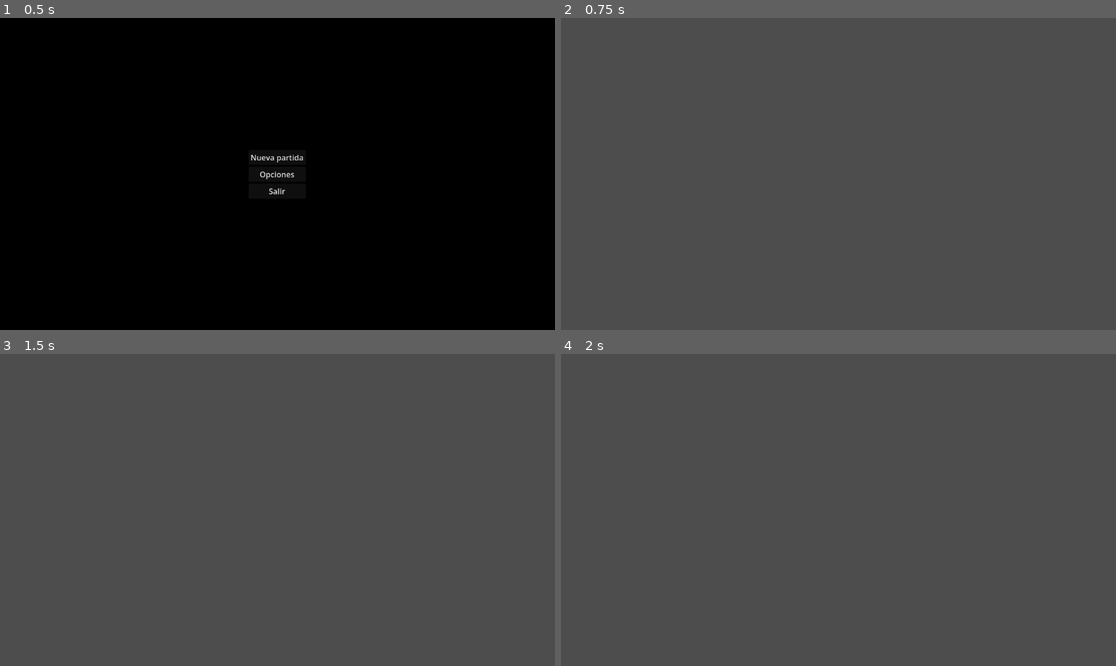
Above: before the commit, frames 1-4 (two rows, left to right).
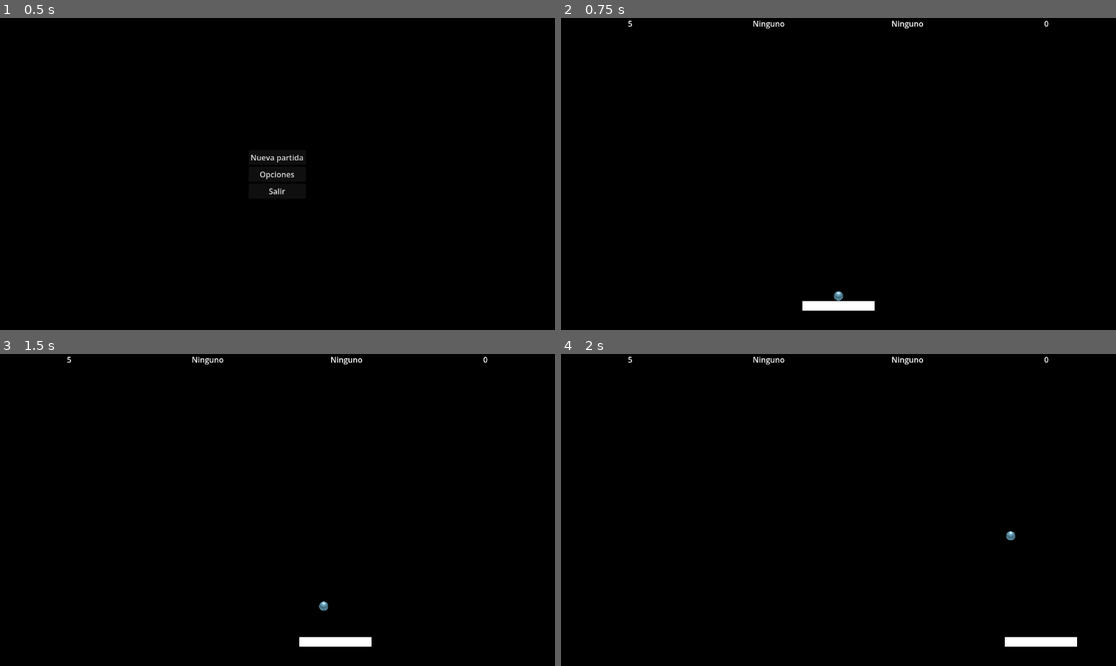
Above: after the commit, the same moments.

Repository: jordicompanym/20gc-02-breakout
Game: Godot game, scene res://escenas/pantallas/pantalla_inicial.tscn
The game is run twice, just before and just after one commit, with the same random seed, the same clock (stepped at 60 frames per second) and the same inputs.
Inputs:
- Up to frame 1 (0.5 s): no input
- Up to frame 2 (0.75 s): click "Nueva partida" at 0.5 s
- Up to frame 3 (1.5 s): tap Enter at 1.25 s; hold Right (ui_right) from 1.28 s (still down)
- Up to frame 4 (2 s): keep holding Right (ui_right)

Frame 1 is identical in both runs. In frame 2, 100% of the frame differs, in the area x 0-100%, y 0-100%; in frame 3, 100%; in frame 4, 100%.

Commit message:
Añadidas todas las pantallas, y su comportamiento. Añadidas las físicas de la pelota con los bordes y la pala, controlando la dirección de la pelota en función de la inercia de la pala cuando se realiza el golpeo.

Diff:
--- a/configuraciones/configuracion.cfg
+++ b/configuraciones/configuracion.cfg
@@ -1,4 +1,4 @@
- [juego]
+[juego]
 idioma="es"
 dificultad=1
 
--- /dev/null
+++ b/escenas/arena/arena.gd
@@ -0,0 +1,28 @@
+extends Node2D
+
+# Called when the node enters the scene tree for the first time.
+func _ready() -> void:
+	var screen_size := get_viewport_rect().size
+	_posicionamiento_inicial.call_deferred(screen_size)
+
+	$pala.paleta_movimiento_inicial.connect($pelota.saque.bind(screen_size))
+	$pantalla_pausa.visible = false
+	$pantalla_opciones.visible = false
+
+func _posicionamiento_inicial(screen_size : Vector2) -> void:
+	# posicionamiento de los nodos en pantalla
+	$ColorRect.size = screen_size
+	$marcador.posicion_inicial(screen_size)
+	$bordes.posicion_inicial(screen_size, $marcador/Control.size.y)
+	$pala.posicion_inicial(screen_size)
+	$pelota.posicion_inicial($pala.position, $pala/ColorRect.size)
+	$pantalla_pausa.position = Vector2(screen_size.x/2, screen_size.y/2)
+	$pantalla_opciones.position = Vector2(screen_size.x/2, screen_size.y/2)
+
+func muerte() ->void:
+	print_debug("muerte")
+	var _screen_size := get_viewport_rect().size
+	EstadoJuego.perder_vida()
+	#reiniciar pala y pelota
+	$pala.posicion_inicial(_screen_size)
+	$pelota.posicion_inicial($pala.position, $pala/ColorRect.size)
--- a/escenas/arena/arena.tscn
+++ b/escenas/arena/arena.tscn
@@ -1,3 +1,42 @@
 [gd_scene format=3 uid="uid://fqlxxnlylhg"]
 
+[ext_resource type="Script" uid="uid://b4osc4yb8nve" path="res://escenas/arena/arena.gd" id="1_hq8gm"]
+[ext_resource type="PackedScene" uid="uid://bythpiijoxi54" path="res://escenas/marcador/marcador.tscn" id="2_3oglw"]
+[ext_resource type="PackedScene" uid="uid://chc7a4r0td2v4" path="res://escenas/bordes/bordes.tscn" id="3_6dlj0"]
+[ext_resource type="PackedScene" uid="uid://df60r5r7ugbq6" path="res://escenas/pala/pala.tscn" id="4_6dlj0"]
+[ext_resource type="PackedScene" uid="uid://qsqpileg4lbr" path="res://escenas/muro/muro.tscn" id="4_qhu2v"]
+[ext_resource type="PackedScene" uid="uid://bykwtjnbtpy7u" path="res://escenas/pelota/pelota.tscn" id="5_oou7c"]
+[ext_resource type="PackedScene" uid="uid://dkjtcuihoni2v" path="res://escenas/pantallas/pantalla_pausa.tscn" id="6_r347v"]
+[ext_resource type="PackedScene" uid="uid://xqpo4msmg8q3" path="res://escenas/pantallas/pantalla_opciones.tscn" id="7_awrpk"]
+
 [node name="arena" type="Node2D" unique_id=1916998095]
+script = ExtResource("1_hq8gm")
+
+[node name="ColorRect" type="ColorRect" parent="." unique_id=27842988]
+anchors_preset = 15
+anchor_right = 1.0
+anchor_bottom = 1.0
+grow_horizontal = 2
+grow_vertical = 2
+color = Color(0, 0, 0, 1)
+
+[node name="marcador" parent="." unique_id=1718577029 instance=ExtResource("2_3oglw")]
+
+[node name="bordes" parent="." unique_id=704456940 instance=ExtResource("3_6dlj0")]
+
+[node name="muro" parent="." unique_id=1569649125 instance=ExtResource("4_qhu2v")]
+
+[node name="pala" parent="." unique_id=1014665021 instance=ExtResource("4_6dlj0")]
+
+[node name="pelota" parent="." unique_id=2133698368 instance=ExtResource("5_oou7c")]
+
+[node name="pantalla_pausa" parent="." unique_id=627082341 instance=ExtResource("6_r347v")]
+visible = false
+anchors_preset = 0
+anchor_right = 0.0
+anchor_bottom = 0.0
+grow_horizontal = 1
+grow_vertical = 1
+
+[node name="pantalla_opciones" parent="." unique_id=577618985 instance=ExtResource("7_awrpk")]
+visible = false
--- /dev/null
+++ b/escenas/bordes/bordes.gd
@@ -0,0 +1,17 @@
+extends Node2D
+
+func posicion_inicial(screen_size : Vector2, alto_marcador : float) -> void:
+	var alto_juego := screen_size.y - alto_marcador
+	# posicionando los limites
+	$limite_superior.shape.size = Vector2(screen_size.x, 5)
+	$limite_superior.position = Vector2(screen_size.x / 2, alto_marcador + 5)
+
+	$limite_izquierdo.shape.size = Vector2(15, alto_juego)
+	$limite_izquierdo.position = Vector2(0, alto_marcador + alto_juego / 2)
+
+	$limite_derecho.shape.size = Vector2(15, alto_juego)
+	$limite_derecho.position = Vector2(screen_size.x, alto_marcador + alto_juego / 2)
+
+	# posicionando la zona de muerte
+	$zona_muerte/limite_inferior.shape.size = Vector2(screen_size.x, 5)
+	$zona_muerte/limite_inferior.position = Vector2(screen_size.x / 2, screen_size.y - 4)
--- /dev/null
+++ b/escenas/bordes/bordes.tscn
@@ -0,0 +1,36 @@
+[gd_scene format=3 uid="uid://chc7a4r0td2v4"]
+
+[ext_resource type="Script" uid="uid://bb1uhox4tw2mk" path="res://escenas/bordes/bordes.gd" id="1_jmtxr"]
+
+[sub_resource type="PhysicsMaterial" id="PhysicsMaterial_jmtxr"]
+friction = 0.0
+bounce = 1.0
+
+[sub_resource type="RectangleShape2D" id="RectangleShape2D_61eq5"]
+size = Vector2(22, 22)
+
+[sub_resource type="RectangleShape2D" id="RectangleShape2D_e67h5"]
+
+[sub_resource type="RectangleShape2D" id="RectangleShape2D_577pg"]
+
+[sub_resource type="RectangleShape2D" id="RectangleShape2D_jmtxr"]
+
+[node name="bordes" type="StaticBody2D" unique_id=704456940]
+physics_material_override = SubResource("PhysicsMaterial_jmtxr")
+script = ExtResource("1_jmtxr")
+
+[node name="limite_superior" type="CollisionShape2D" parent="." unique_id=1839327396]
+shape = SubResource("RectangleShape2D_61eq5")
+
+[node name="limite_izquierdo" type="CollisionShape2D" parent="." unique_id=1416267334]
+shape = SubResource("RectangleShape2D_e67h5")
+
+[node name="limite_derecho" type="CollisionShape2D" parent="." unique_id=609690235]
+shape = SubResource("RectangleShape2D_577pg")
+
+[node name="zona_muerte" type="Area2D" parent="." unique_id=1745176136]
+
+[node name="limite_inferior" type="CollisionShape2D" parent="zona_muerte" unique_id=889513978]
+shape = SubResource("RectangleShape2D_jmtxr")
+
+[connection signal="body_entered" from="zona_muerte" to="." method="_on_zona_muerte_body_entered"]
--- a/escenas/botones/opciones.gd
+++ /dev/null
@@ -1,4 +0,0 @@
-extends Button
-
-func _on_pressed() -> void:
-	EstadoJuego.abrir_opciones()
--- a/escenas/botones/opciones.tscn
+++ b/escenas/botones/opciones.tscn
@@ -1,11 +1,6 @@
 [gd_scene format=3 uid="uid://dpkvr7v6rqtbd"]
-
-[ext_resource type="Script" uid="uid://cym60csjd5ug0" path="res://escenas/botones/opciones.gd" id="1_8mk2i"]
 
 [node name="opciones" type="Button" unique_id=1751182535]
 offset_right = 89.0
 offset_bottom = 31.0
 text = "OPCIONES"
-script = ExtResource("1_8mk2i")
-
-[connection signal="pressed" from="." to="." method="_on_pressed"]
--- /dev/null
+++ b/escenas/marcador/marcador.gd
@@ -0,0 +1,27 @@
+extends CanvasLayer
+
+func posicion_inicial(screen_size : Vector2) -> void:
+	var ancho : float = $Control.size.x / 4
+	# marcador ocupa todo la zona superior
+	$Control.size.x = screen_size.x
+	$Control.size.y = 30
+	# tamaño del marcador de vidas
+	$Control/etiqueta_vidas.size.x = ancho
+	$Control/etiqueta_vidas.position.x = 0
+	# tamaño del marcador de bufos
+	$Control/etiqueta_bufos.size.x = ancho
+	$Control/etiqueta_bufos.position.x = ancho
+	# tamaño del marcador de bufos
+	$Control/etiqueta_debufos.size.x = ancho
+	$Control/etiqueta_debufos.position.x = ancho * 2
+	# tamaño del marcador de puntos
+	$Control/etiqueta_puntos.size.x = ancho
+	$Control/etiqueta_puntos.position.x = ancho * 3
+	# actualizar todos los marcadores
+	actualizar_marcador()
+
+func actualizar_marcador() -> void:
+	$Control/etiqueta_vidas.text = str(EstadoJuego.vidas)
+	$Control/etiqueta_bufos.text = str(EstadoJuego.bufos)
+	$Control/etiqueta_debufos.text = str(EstadoJuego.debufos)
+	$Control/etiqueta_puntos.text = str(EstadoJuego.puntuacion)
--- a/escenas/marcador/marcador.tscn
+++ b/escenas/marcador/marcador.tscn
@@ -1,3 +1,37 @@
 [gd_scene format=3 uid="uid://bythpiijoxi54"]
 
+[ext_resource type="Script" uid="uid://nvn1b0y2l78v" path="res://escenas/marcador/marcador.gd" id="1_wu0d3"]
+
 [node name="marcador" type="CanvasLayer" unique_id=1718577029]
+script = ExtResource("1_wu0d3")
+
+[node name="Control" type="Control" parent="." unique_id=1528072011]
+layout_mode = 3
+anchors_preset = 10
+anchor_right = 1.0
+offset_bottom = 30.0
+grow_horizontal = 2
+
+[node name="etiqueta_vidas" type="Label" parent="Control" unique_id=1706431714]
+layout_mode = 0
+offset_right = 40.0
+offset_bottom = 23.0
+horizontal_alignment = 1
+
+[node name="etiqueta_bufos" type="Label" parent="Control" unique_id=1027899933]
+layout_mode = 0
+offset_right = 40.0
+offset_bottom = 23.0
+horizontal_alignment = 1
+
+[node name="etiqueta_debufos" type="Label" parent="Control" unique_id=1937000568]
+layout_mode = 0
+offset_right = 40.0
+offset_bottom = 23.0
+horizontal_alignment = 1
+
+[node name="etiqueta_puntos" type="Label" parent="Control" unique_id=1502587320]
+layout_mode = 0
+offset_right = 40.0
+offset_bottom = 23.0
+horizontal_alignment = 1
--- /dev/null
+++ b/escenas/muro/ladrillo.gd
@@ -0,0 +1,11 @@
+extends Polygon2D
+
+
+# Called when the node enters the scene tree for the first time.
+func _ready() -> void:
+	pass # Replace with function body.
+
+
+# Called every frame. 'delta' is the elapsed time since the previous frame.
+func _process(delta: float) -> void:
+	pass
--- /dev/null
+++ b/escenas/muro/ladrillo.tscn
@@ -0,0 +1,8 @@
+[gd_scene format=3 uid="uid://j6ry2wwlhhe"]
+
+[ext_resource type="Script" uid="uid://cf1qp8nm0f0bo" path="res://escenas/muro/ladrillo.gd" id="1_qha3d"]
+
+[node name="ladrillo" type="Polygon2D" unique_id=2006804626]
+scale = Vector2(1.3333334, 2)
+polygon = PackedVector2Array(0, 0, 21, 0, 41.25, 0, 41.25, 16, 20.25, 16, 0, 16)
+script = ExtResource("1_qha3d")
--- /dev/null
+++ b/escenas/muro/muro.gd
@@ -0,0 +1,11 @@
+extends Node2D
+
+
+# Called when the node enters the scene tree for the first time.
+func _ready() -> void:
+	pass # Replace with function body.
+
+
+# Called every frame. 'delta' is the elapsed time since the previous frame.
+func _process(_delta: float) -> void:
+	pass
--- /dev/null
+++ b/escenas/muro/muro.tscn
@@ -0,0 +1,6 @@
+[gd_scene format=3 uid="uid://qsqpileg4lbr"]
+
+[ext_resource type="Script" uid="uid://bytnlacir2upb" path="res://escenas/muro/muro.gd" id="1_phtot"]
+
+[node name="muro" type="Node2D" unique_id=1569649125]
+script = ExtResource("1_phtot")
--- /dev/null
+++ b/escenas/pala/pala.gd
@@ -0,0 +1,27 @@
+extends CharacterBody2D
+
+signal paleta_movimiento_inicial
+var _en_juego : bool = false
+
+@export var tecla_izquierda: String = "ui_left"
+@export var tecla_derecha: String = "ui_right"
+@export var velocidad: float = 600
+
+func _ready() -> void:
+	add_to_group("pala")
+
+## posisonando la pala en la parte inferior de la pantalla
+func posicion_inicial(screen_size : Vector2) -> void:
+	position = Vector2((screen_size.x / 2) - ($ColorRect.size.x / 2), screen_size.y - 60)
+
+func centro_pala() -> Vector2:
+	return global_position + $ColorRect.size / 2.0
+
+func _physics_process(delta):
+	var dir := Input.get_axis(tecla_izquierda, tecla_derecha)
+	if dir != 0 and not _en_juego:
+			paleta_movimiento_inicial.emit()
+			_en_juego = true
+
+	velocity.x = dir * velocidad
+	move_and_slide()
--- a/escenas/pala/pala.tscn
+++ b/escenas/pala/pala.tscn
@@ -1,3 +1,18 @@
 [gd_scene format=3 uid="uid://df60r5r7ugbq6"]
 
+[ext_resource type="Script" uid="uid://dto233lr5q3wq" path="res://escenas/pala/pala.gd" id="1_pf0v8"]
+
+[sub_resource type="RectangleShape2D" id="RectangleShape2D_jmtxr"]
+size = Vector2(150, 20)
+
 [node name="pala" type="CharacterBody2D" unique_id=1014665021]
+motion_mode = 1
+script = ExtResource("1_pf0v8")
+
+[node name="ColorRect" type="ColorRect" parent="." unique_id=1857257111]
+offset_right = 150.0
+offset_bottom = 20.0
+
+[node name="CollisionShape2D" type="CollisionShape2D" parent="." unique_id=874615388]
+position = Vector2(75, 10)
+shape = SubResource("RectangleShape2D_jmtxr")
--- /dev/null
+++ b/escenas/pantallas/pantalla_inicial.gd
@@ -0,0 +1,4 @@
+extends Control
+
+func _abrir_opciones() -> void:
+	EstadoJuego.abrir_opciones("pantalla_inicial")
--- a/escenas/pantallas/pantalla_inicial.tscn
+++ b/escenas/pantallas/pantalla_inicial.tscn
@@ -1,6 +1,7 @@
 [gd_scene format=3 uid="uid://sygv1g1cwn4b"]
 
 [ext_resource type="PackedScene" uid="uid://c6ckoj801l5rf" path="res://escenas/botones/nueva_partida.tscn" id="1_ukska"]
+[ext_resource type="Script" uid="uid://dqvkvkh8d6yp" path="res://escenas/pantallas/pantalla_inicial.gd" id="1_vbxqd"]
 [ext_resource type="PackedScene" uid="uid://dpkvr7v6rqtbd" path="res://escenas/botones/opciones.tscn" id="2_vbxqd"]
 [ext_resource type="PackedScene" uid="uid://dvk6e00rl4w4r" path="res://escenas/botones/salir.tscn" id="3_mjf1w"]
 
@@ -11,6 +12,7 @@
 anchor_bottom = 1.0
 grow_horizontal = 2
 grow_vertical = 2
+script = ExtResource("1_vbxqd")
 
 [node name="ColorRect" type="ColorRect" parent="." unique_id=76236853]
 layout_mode = 1
@@ -46,3 +48,5 @@
 
 [node name="salir" parent="ColorRect/CenterContainer/VBoxContainer" unique_id=63701256 instance=ExtResource("3_mjf1w")]
 layout_mode = 2
+
+[connection signal="pressed" from="ColorRect/CenterContainer/VBoxContainer/opciones" to="." method="_abrir_opciones"]
--- a/escenas/pantallas/pantalla_opciones.gd
+++ b/escenas/pantallas/pantalla_opciones.gd
@@ -9,11 +9,13 @@
 	var _vol_musica = Configuracion.cfg_actual.get_value("audio","volumen_musica",100)
 	var _vol_sfx = Configuracion.cfg_actual.get_value("audio","volumen_sfx",100)
 	var _pantalla_completa = Configuracion.cfg_actual.get_value("video","pantalla_completa",false)
+
 	for idioma in Configuracion.lista_idiomas_disponibles():
-		print_debug("Idioma: %s" % idioma)
-		$ColorRect/CenterContainer/VBoxContainer/HBoxContainer/select_idioma.add_item(idioma["nombre"], idioma["id"])
+		var literal := "IDIOMA_%s" % idioma["codigo"].to_upper()
+		$ColorRect/CenterContainer/VBoxContainer/HBoxContainer/select_idioma.add_item(literal, idioma["id"])
 		if idioma["codigo"] == _idioma:
 			$ColorRect/CenterContainer/VBoxContainer/HBoxContainer/select_idioma.select(idioma["id"])
+
 	$ColorRect/CenterContainer/VBoxContainer/HBoxContainer3/vol_musica.value = _vol_musica
 	$ColorRect/CenterContainer/VBoxContainer/HBoxContainer4/vol_sfx.value = _vol_sfx
 	$ColorRect/CenterContainer/VBoxContainer/HBoxContainer2/select_pantalla_completa.button_pressed = _pantalla_completa
@@ -38,4 +40,8 @@
 	volver()
 
 func volver() -> void:
-	get_tree().change_scene_to_file("res://escenas/pantallas/pantalla_inicial.tscn")
+	if EstadoJuego.quien_llama_opciones == "pantalla_inicial":
+		get_tree().change_scene_to_file("res://escenas/pantallas/pantalla_inicial.tscn")
+	elif EstadoJuego.quien_llama_opciones == "pantalla_pausa":
+		visible = false
+		get_parent().get_node("pantalla_pausa").visible = true
--- a/escenas/pantallas/pantalla_opciones.tscn
+++ b/escenas/pantallas/pantalla_opciones.tscn
@@ -3,6 +3,7 @@
 [ext_resource type="Script" uid="uid://2i0jm1eiymhc" path="res://escenas/pantallas/pantalla_opciones.gd" id="1_m6gaf"]
 
 [node name="pantalla_opciones" type="Control" unique_id=577618985]
+process_mode = 3
 layout_mode = 3
 anchors_preset = 15
 anchor_right = 1.0
--- /dev/null
+++ b/escenas/pantallas/pantalla_pausa.gd
@@ -0,0 +1,15 @@
+extends Control
+
+func _input(event: InputEvent) -> void:
+	if event.is_action_pressed("ui_cancel"):
+		pausar_juego()
+
+func pausar_juego() -> void:
+	print_debug("pausar_juego")
+	EstadoJuego._pausar_reanudar_partida()
+	visible = get_tree().paused
+
+func _abrir_opciones() -> void:
+	EstadoJuego.abrir_opciones("pantalla_pausa")
+	visible = false
+	get_parent().get_node("pantalla_opciones").visible = true
--- a/escenas/pantallas/pantalla_pausa.tscn
+++ b/escenas/pantallas/pantalla_pausa.tscn
@@ -1,16 +1,21 @@
 [gd_scene format=3 uid="uid://dkjtcuihoni2v"]
 
 [ext_resource type="PackedScene" uid="uid://ch3o5xbtx2cy" path="res://escenas/botones/reanudar_partida.tscn" id="1_ibjul"]
+[ext_resource type="Script" uid="uid://dgwcej6igpigx" path="res://escenas/pantallas/pantalla_pausa.gd" id="1_jqlhv"]
 [ext_resource type="PackedScene" uid="uid://dpkvr7v6rqtbd" path="res://escenas/botones/opciones.tscn" id="2_jqlhv"]
 [ext_resource type="PackedScene" uid="uid://dvk6e00rl4w4r" path="res://escenas/botones/salir.tscn" id="3_etc5c"]
 
 [node name="pantalla_pausa" type="Control" unique_id=627082341]
+process_mode = 3
 layout_mode = 3
 anchors_preset = 15
 anchor_right = 1.0
 anchor_bottom = 1.0
 grow_horizontal = 2
 grow_vertical = 2
+size_flags_horizontal = 3
+size_flags_vertical = 3
+script = ExtResource("1_jqlhv")
 
 [node name="ColorRect" type="ColorRect" parent="." unique_id=1693797409]
 layout_mode = 1
@@ -46,3 +51,6 @@
 
 [node name="salir" parent="ColorRect/CenterContainer/VBoxContainer" unique_id=63701256 instance=ExtResource("3_etc5c")]
 layout_mode = 2
+
+[connection signal="pressed" from="ColorRect/CenterContainer/VBoxContainer/reanudar_partida" to="." method="pausar_juego"]
+[connection signal="pressed" from="ColorRect/CenterContainer/VBoxContainer/opciones" to="." method="_abrir_opciones"]
--- /dev/null
+++ b/escenas/pelota/pelota.gd
@@ -0,0 +1,68 @@
+extends RigidBody2D
+
+const ANGULO_MAX := deg_to_rad(50.0)   # ángulo máximo de salida respecto a la horizontal
+const PESO_PALA := 0.5                # cuánto influye la velocidad de la pala (0 = nada, 1 = mucho)
+
+@export var speed: float = 600
+
+var _detener_pelota: bool = false
+
+func _ready() -> void:
+	can_sleep = false
+	contact_monitor = true       # habilita el reporte de contactos
+	max_contacts_reported = 4    # cuántos contactos como máximo se reportan (0 por defecto, por eso "no hay nada")
+	freeze = true
+
+func posicion_inicial(posicion_pala : Vector2, dimension_pala : Vector2) -> void:
+	# posicionando la pelota en el centro de la pantalla
+	var dimensiones_textura : Vector2 = $Sprite2D.texture.get_size() * $Sprite2D.scale
+	$Sprite2D.centered = true
+	position = Vector2(posicion_pala.x + dimension_pala.x / 2, (posicion_pala.y - dimensiones_textura.y / 2) - 1)
+
+func saque(screen_size : Vector2) -> void:
+	var margin : float = 30.0
+	var random_x : float = randf_range(margin, screen_size.x - margin)
+	if freeze:
+		freeze = false
+		var direccion = (Vector2(random_x, screen_size.y / 2) - global_position).normalized()
+		linear_velocity = direccion * speed
+
+# Funcion de control del rebote con la pala
+func _rebote_con_pala(state: PhysicsDirectBodyState2D, pala: CharacterBody2D, contacto: int) -> void:
+	var centro_bola: Vector2 = state.transform.origin
+	var centro_pala: Vector2 = pala.centro_pala()
+	var mitad_ancho: float = pala.get_node("ColorRect").size.x / 2.0
+
+	# 1. ¿dónde golpeó la pelota dentro del ancho de la pala? -1 borde izq, 0 centro, 1 borde dcho
+	var offset_posicion: float = clampf((centro_bola.x - centro_pala.x) / mitad_ancho, -1.0, 1.0)
+
+	# 2. inercia: ¿hacia dónde y con cuánta fuerza se movía la pala al golpear?
+	var influencia_inercia: float = clampf(pala.velocity.x / pala.velocidad, -1.0, 1.0) * PESO_PALA
+
+	# 3. combinar ambos efectos en un único ángulo respecto a la vertical
+	var angulo: float = clampf(offset_posicion + influencia_inercia, -1.0, 1.0) * ANGULO_MAX
+
+	# 4. nueva dirección: siempre hacia arriba, desviada lateralmente según el ángulo
+	var nueva_direccion: Vector2 = Vector2(sin(angulo), -cos(angulo))
+	state.linear_velocity = nueva_direccion * speed
+
+func _integrate_forces(state: PhysicsDirectBodyState2D) -> void:
+
+	# este es control por defecto para que la pelota no pierda velocidad.
+	if state.linear_velocity.length() > 0:
+		state.linear_velocity = state.linear_velocity.normalized() * speed
+
+	# buscar los rebotes con la pala, si los hay, lanzar función de control del rebote con la pala
+	for i in state.get_contact_count():
+		var cuerpo = state.get_contact_collider_object(i)
+		if cuerpo.is_in_group("pala"):
+			_rebote_con_pala(state, cuerpo, i)
+
+	if _detener_pelota:
+		state.linear_velocity = Vector2.ZERO
+		state.angular_velocity = 0
+		freeze = true
+		_detener_pelota = false
+
+func detener_pelota() -> void:
+	_detener_pelota = true
--- a/escenas/pelota/pelota.tscn
+++ b/escenas/pelota/pelota.tscn
@@ -1,3 +1,27 @@
 [gd_scene format=3 uid="uid://bykwtjnbtpy7u"]
 
+[ext_resource type="Script" uid="uid://cxogrv5vej5x8" path="res://escenas/pelota/pelota.gd" id="1_wvm6p"]
+[ext_resource type="Texture2D" uid="uid://300eisl5x7xn" path="res://escenas/pelota/assets/58-Breakout-Tiles.png" id="2_r8t0a"]
+
+[sub_resource type="PhysicsMaterial" id="PhysicsMaterial_wvm6p"]
+friction = 0.0
+bounce = 1.0
+
+[sub_resource type="CircleShape2D" id="CircleShape2D_tf4du"]
+radius = 10.049875
+
 [node name="pelota" type="RigidBody2D" unique_id=2133698368]
+collision_layer = 2
+physics_material_override = SubResource("PhysicsMaterial_wvm6p")
+gravity_scale = 0.0
+can_sleep = false
+script = ExtResource("1_wvm6p")
+
+[node name="Sprite2D" type="Sprite2D" parent="." unique_id=727673499]
+scale = Vector2(0.15, 0.15)
+texture = ExtResource("2_r8t0a")
+
+[node name="CollisionShape2D" type="CollisionShape2D" parent="." unique_id=1154612554]
+shape = SubResource("CircleShape2D_tf4du")
+
+[node name="AudioStreamPlayer2D" type="AudioStreamPlayer2D" parent="." unique_id=2143392272]
--- a/escenas/zona_muerte/zona_muerte.tscn
+++ /dev/null
@@ -1,4 +0,0 @@
-[gd_scene format=3 uid="uid://chc7a4r0td2v4"]
-
-[node name="zona_muerte" type="Area2D" unique_id=2125153091]
-position = Vector2(-2, 0)
--- a/project.godot
+++ b/project.godot
@@ -12,7 +12,7 @@
 
 config/name="20gc 02 Break Out"
 run/main_scene="uid://sygv1g1cwn4b"
-config/features=PackedStringArray("4.6", "GL Compatibility")
+config/features=PackedStringArray("4.7", "GL Compatibility")
 config/icon="res://icon.svg"
 
 [autoload]
@@ -25,6 +25,11 @@
 locale/translations=PackedStringArray("res://idiomas/traducciones.en.translation", "res://idiomas/traducciones.es.translation")
 locale/locale_filter_mode=1
 
+[layer_names]
+
+2d_render/layer_1="muros"
+2d_render/layer_2="pelota"
+
 [physics]
 
 3d/physics_engine="Jolt Physics"
--- a/scripts/autoloads/configuracion.gd
+++ b/scripts/autoloads/configuracion.gd
@@ -22,7 +22,6 @@
 ## Esta funcion devuelve un array de diccionarios con los idiomas disponibles, cada diccionario tiene el id, el codigo y el nombre del idioma
 func lista_idiomas_disponibles() -> Array:
 	var idiomas := TranslationServer.get_loaded_locales()
-	print_debug("Idiomas disponibles: %s" % idiomas)
 	var literales : Array
 	var x := 0
 	for idioma in idiomas:
--- a/scripts/autoloads/estado_juego.gd
+++ b/scripts/autoloads/estado_juego.gd
@@ -2,6 +2,9 @@
 
 var puntuacion : int = 0
 var vidas : int = 5
+var bufos : String = "Ninguno"
+var debufos : String = "Ninguno"
+var quien_llama_opciones : String
 
 # Called when the node enters the scene tree for the first time.
 func _ready() -> void:
@@ -17,13 +20,25 @@
 	## cambiar a la escena de juego
 	get_tree().change_scene_to_file("res://escenas/arena/arena.tscn")
 
-func continuar_partida() -> void:
-	get_tree().change_scene_to_file("res://escenas/arena/arena.tscn")
+func salir() -> void:
+	get_tree().quit()
 
-func abrir_opciones() -> void:
+# gestionar pantalla de opciones
+func _pausar_reanudar_partida() -> void:
+	get_tree().paused = !get_tree().paused
+
+# gestionar pantalla de opciones
+func abrir_opciones(quien_llama : String) -> void:
 	Configuracion._copiar_cfg(Configuracion.cfg_actual, Configuracion.cfg_nueva)
-	get_tree().change_scene_to_file("res://escenas/pantallas/pantalla_opciones.tscn")
+	quien_llama_opciones = quien_llama
+	if quien_llama_opciones == "pantalla_inicial":
+		get_tree().change_scene_to_file("res://escenas/pantallas/pantalla_opciones.tscn")
 
+func cerrar_opciones() -> void:
+	if quien_llama_opciones == "pantalla_inicial":
+		get_tree().change_scene_to_file("res://escenas/pantallas/pantalla_inicial.tscn")
+
+# gestion del marcador
 func aumentar_puntuacion(puntos : int) -> void:
 	puntuacion += puntos
 
@@ -31,6 +46,3 @@
 	vidas -= 1
 	if vidas <= 0:
 		get_tree().change_scene_to_file("res://escenas/pantallas/gameover.tscn")
-
-func salir() -> void:
-	get_tree().quit()
Not shown, added: escenas/arena/arena.gd.uid
Not shown, added: escenas/bordes/bordes.gd.uid
Not shown, removed: escenas/botones/opciones.gd.uid
Not shown, added: escenas/marcador/marcador.gd.uid
Not shown, added: escenas/muro/ladrillo.gd.uid
Not shown, added: escenas/muro/muro.gd.uid
Not shown, added: escenas/pala/pala.gd.uid
Not shown, added: escenas/pantallas/pantalla_inicial.gd.uid
Not shown, added: escenas/pantallas/pantalla_pausa.gd.uid
Binary file added: escenas/pelota/assets/58-Breakout-Tiles.png
Not shown, added: escenas/pelota/assets/58-Breakout-Tiles.png.import
Not shown, added: escenas/pelota/pelota.gd.uid
(and 2 more such lines)
